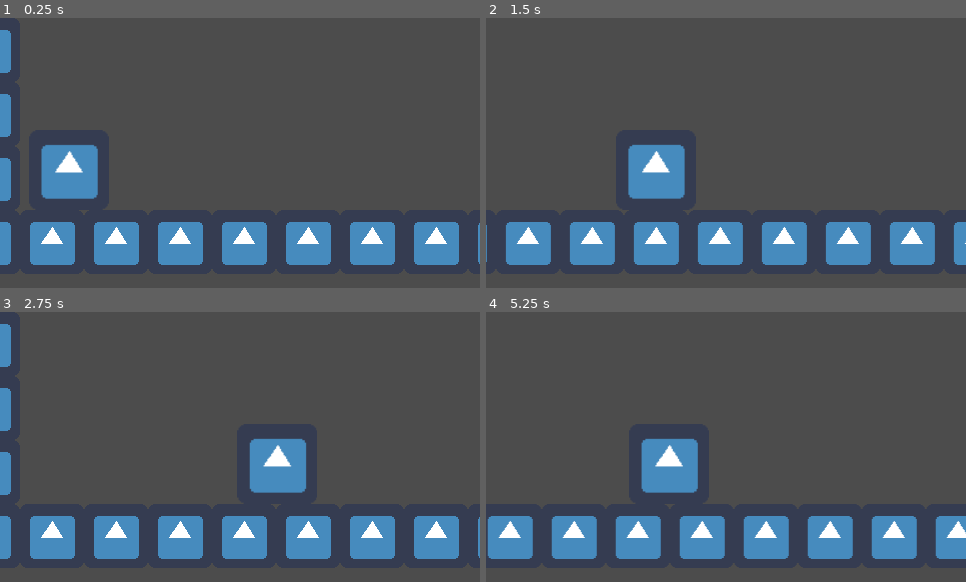
Above: before the commit, frames 1-4 (two rows, left to right).
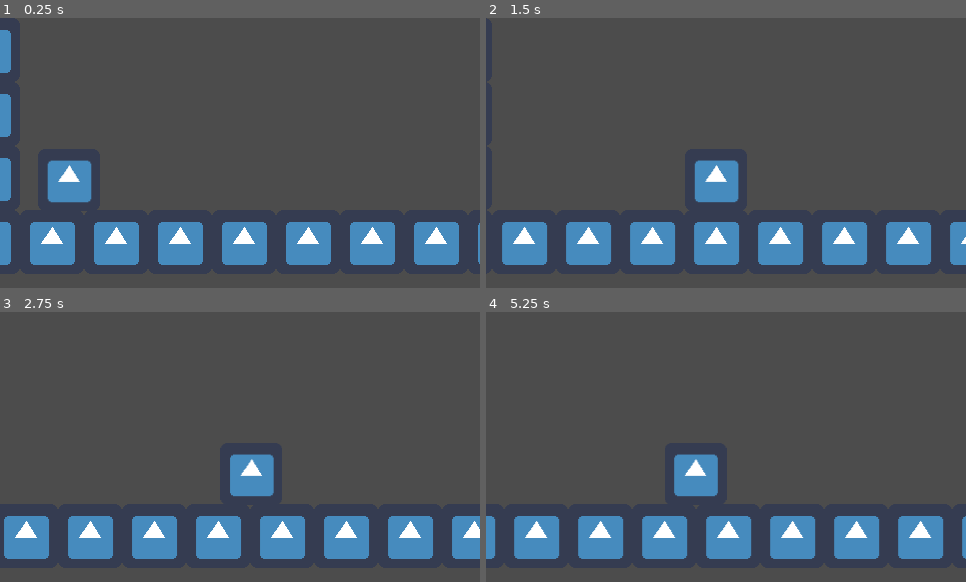
Above: after the commit, the same moments.

Repository: KoloidStudios/the-memes
Game: Godot game, scene res://src/world/test.tscn
Same seed, same stepped clock (60 frames per second), same inputs: the game is played once before the commit and once after it. The engine's default icon, where the game draws it, is replaced by a stand-in: a white triangle on a blue panel in a dark square.
Inputs:
- Up to frame 1 (0.25 s): no input
- Up to frame 2 (1.5 s): tap Enter at 0.5 s; hold Right (ui_right) from 0.53 s (still down); tap X (jump) at 0.77 s
- Up to frame 3 (2.75 s): tap X (jump) at 1.52 s; release Right (ui_right) at 2.03 s; hold Left (ui_left) from 2.03 s (still down)
- Up to frame 4 (5.25 s): release Left (ui_left) at 2.78 s; hold Right (ui_right) 2.78-4.28 s; tap X (jump) at 3.02, 3.77, 4.52 s; hold Left (ui_left) 4.28-5.03 s; hold Right (ui_right) from 5.03 s (still down)

The runs differ from the first frame. In frame 1, 1.6% of the frame differs, in the area x 8-21%, y 47-69%; in frame 2, 6.5%; in frame 3, 14%, in the area x 0-100%, y 4-92%; in frame 4, 13%.

Commit message:
Update camera

Diff:
--- a/src/mob/player.gd
+++ b/src/mob/player.gd
@@ -32,3 +32,6 @@
 
 	if (Input.is_action_just_pressed("jump")):
 		jump(JUMP_POWER)
+
+func is_max_speed() -> bool:
+	return abs(motion.x) == MAX_SPEED
--- a/src/mob/player.tscn
+++ b/src/mob/player.tscn
@@ -5,7 +5,7 @@
 [ext_resource path="res://src/mob/base_mob_template.tscn" type="PackedScene" id=3]
 
 [sub_resource type="RectangleShape2D" id=1]
-extents = Vector2( 40, 40 )
+extents = Vector2( 30.5, 30 )
 
 [node name="player" instance=ExtResource( 3 )]
 collision_layer = 0
@@ -15,6 +15,6 @@
 shape = SubResource( 1 )
 
 [node name="sprite" type="Sprite" parent="." index="1"]
-position = Vector2( -1.90735e-06, -1.90735e-06 )
-scale = Vector2( 1.25, 1.25 )
+position = Vector2( 9.53674e-07, 9.53674e-07 )
+scale = Vector2( 0.96875, 0.96875 )
 texture = ExtResource( 2 )
--- a/src/world/camera.gd
+++ b/src/world/camera.gd
@@ -3,19 +3,18 @@
 
 var _focused_node: Node2D = null
 
-var _input_state: int = 1
+var _eval_vec: Vector2 = Vector2.ZERO
 func _process(delta):
 	if (_focused_node == null):
 		return
 
-	# Don't center the player movement
+	# We don't really center the player movement
 	if (_focused_node is Player):
-		var eval_vec: Vector2 = Vector2.ZERO
 		if (_focused_node.input_power != 0):
-			_input_state = _focused_node.input_power
-		eval_vec.x = _input_state * 100 + _focused_node.position.x
-		eval_vec.y = _focused_node.position.y
-		position = lerp(position, eval_vec, 0.1)
+			_eval_vec.x = _focused_node.input_power * 40 + _focused_node.position.x
+
+		_eval_vec.y = _focused_node.position.y
+		position = lerp(position, _eval_vec, 0.1)
 	# Maybe if we want to focus on some object
 	else:
 		position = lerp(position, _focused_node.position, 0.1)
